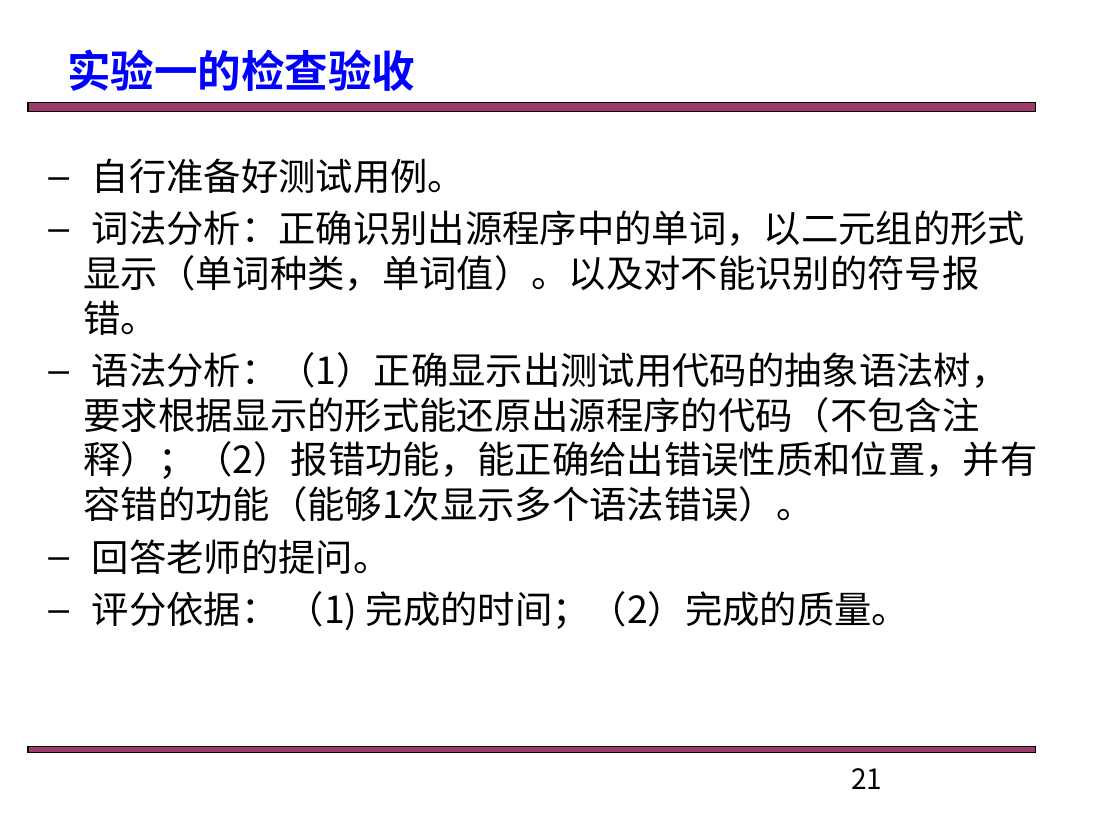
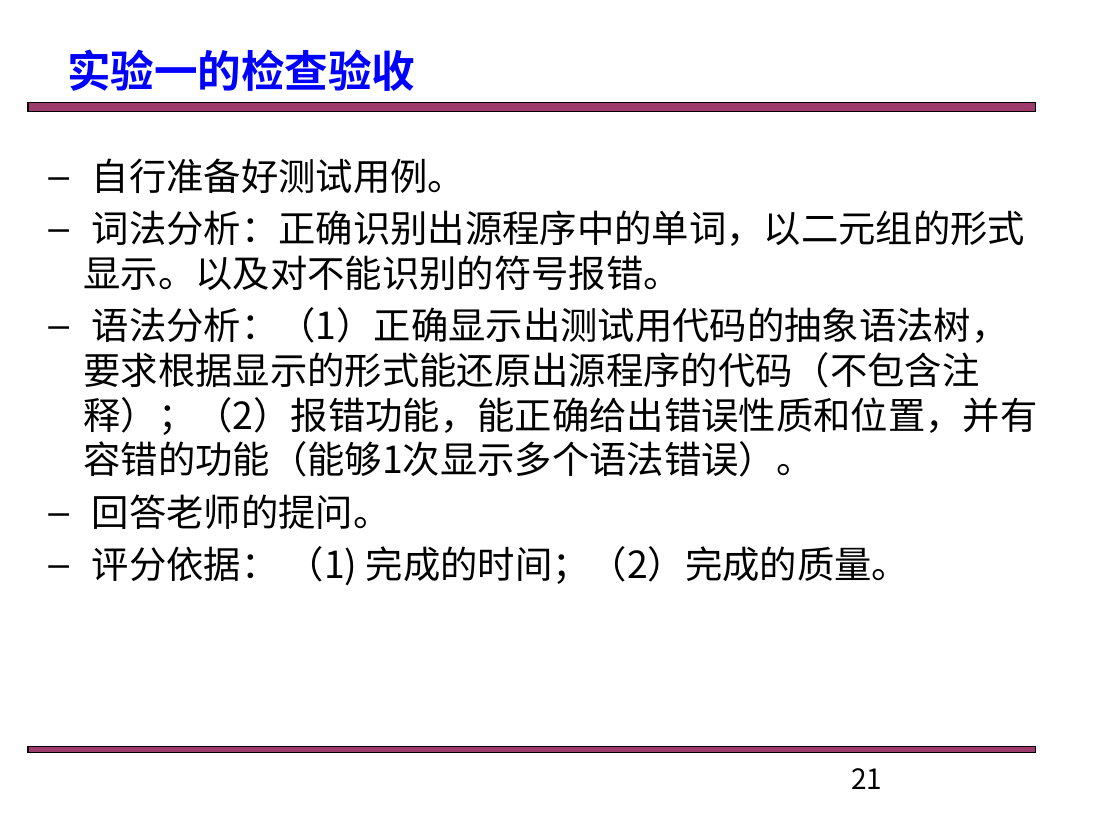
Before and after one commit to truelq/toy, a slide deck: slide 21 of 资料/编译原理实验.pptx. Drawn at 1120x840 pixels with LibreOffice and Linux fonts; fonts in the diff are those of the drawing. Boxes give left, top, right and bottom in pixels: in the first picture for what was removed or moved away, otherwise in the second. Text is boxed around its words. In the diff, an @@ line names an element or a change of style, - is before the commit and + after.

```diff
--- a/资料/编译原理实验.pptx
+++ b/资料/编译原理实验.pptx
@@ text at <box>83,210,1025,290</box>: text changed @@
-  – 词法分析：正确识别出源程序中的单词，以二元组的形式显示（单词种类，单词值）。以及对不能识别的符号报错。
+  – 词法分析：正确识别出源程序中的单词，以二元组的形式显示。以及对不能识别的符号报错。
```
Also in this commit, not shown: 2 other slides changed, 1 slide added, 1 slide removed, 18 other files.
